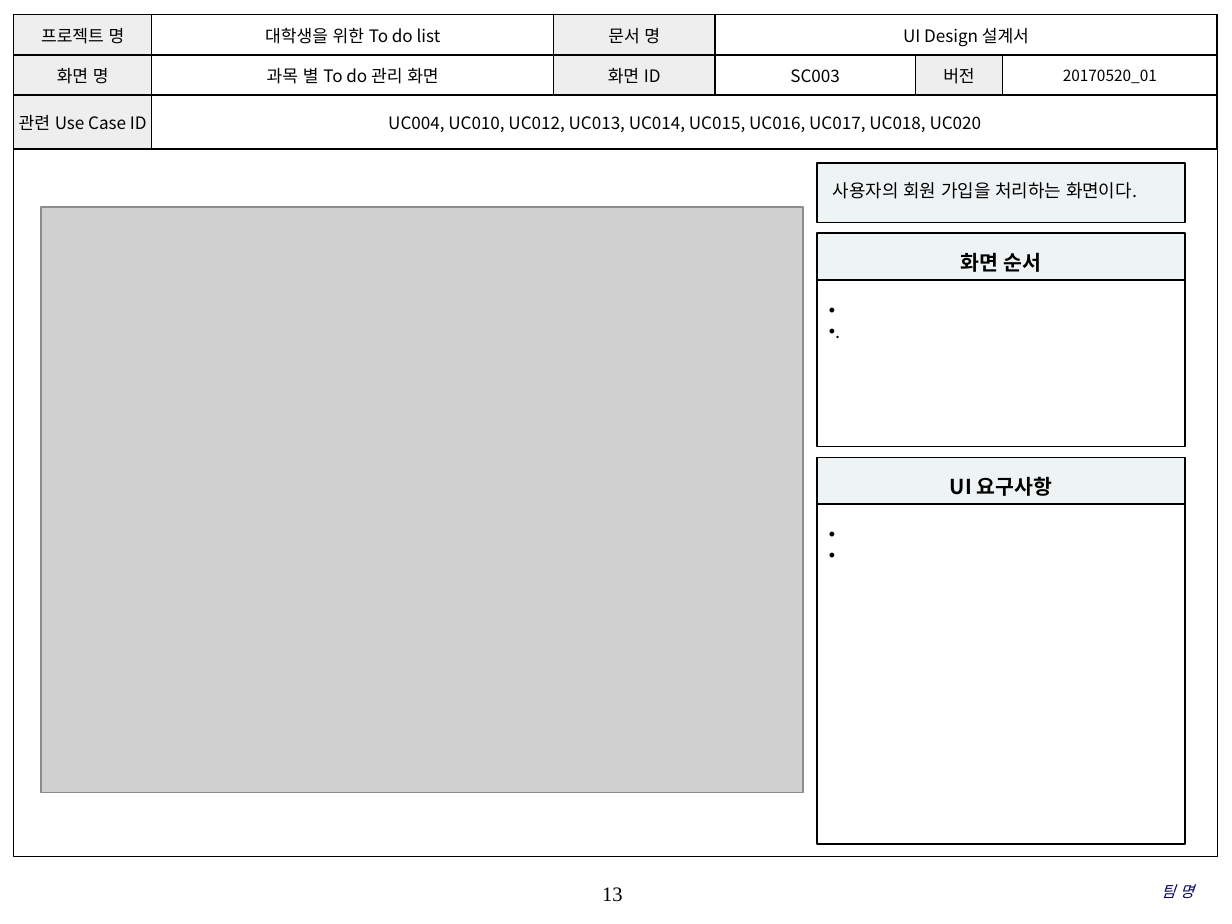
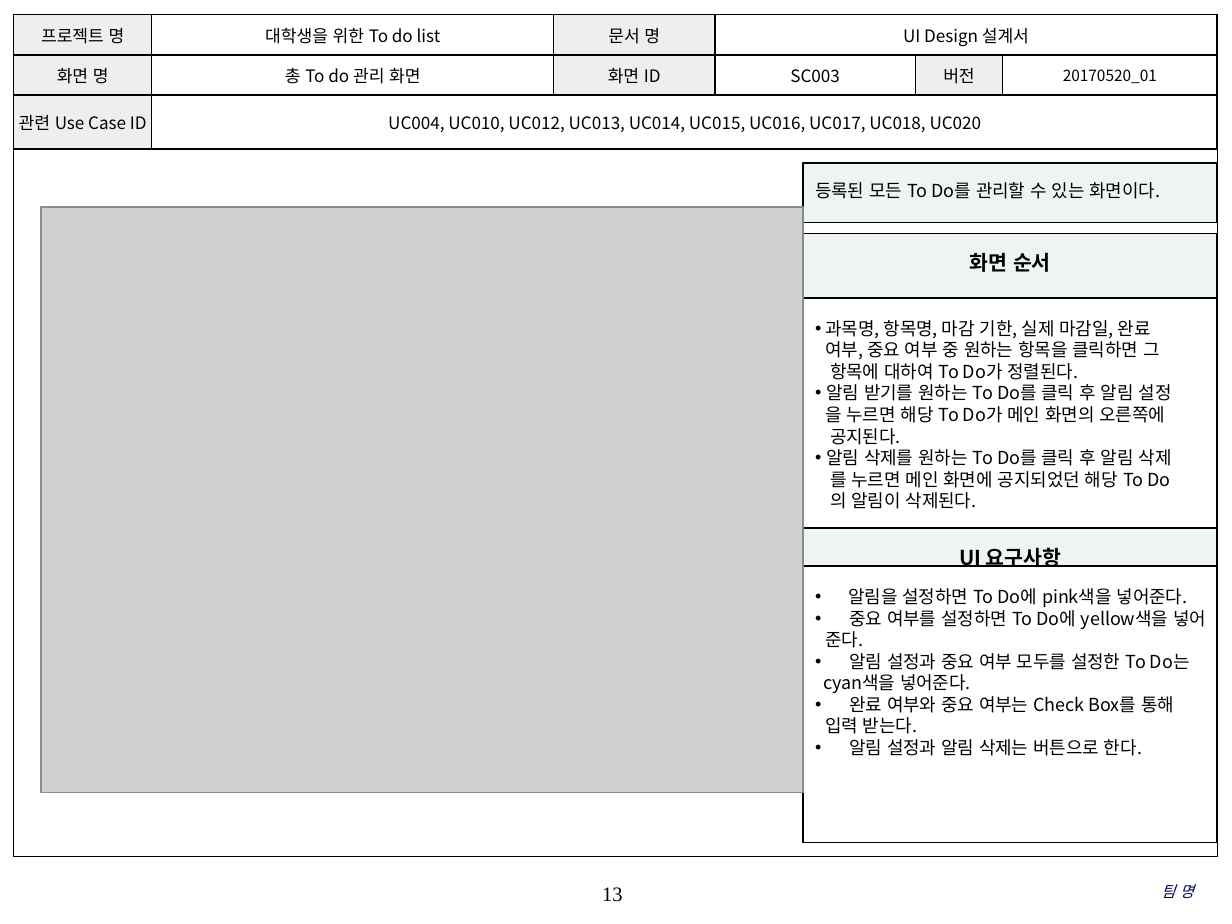
Before and after one commit to SE-admin/SE2017_4_tuna, a slide deck: slide 13 of doc/3_ 설계서/UI Design 설계서.pptx. Drawn at 1232x924 pixels with LibreOffice and Linux fonts; fonts in the diff are those of the drawing; grey boxes stand for pictures; background and template pictures are left out. Boxes give left, top, right and bottom in pixels: in the first picture for what was removed or moved away, otherwise in the second. Text is boxed around its words. In the diff, an @@ line names an element or a change of style, - is before the commit and + after.

Commit message:
UI Design 설계서, 과목별 To Do,총 To Do, 에러화면 UI Design 작성

```diff
--- a/doc/3_ 설계서/UI Design 설계서.pptx
+++ b/doc/3_ 설계서/UI Design 설계서.pptx
@@ table at box(14, 15, 1217, 142) @@
-row 2, column 2: 과목 별 To do 관리 화면
+row 2, column 2: 총 To do 관리 화면
@@ rectangle "등록된 모든 To Do를 관리할 ...": place and size @@
-rectangle "등록된 모든 To Do를 관리할 ..." at box(817, 163, 1185, 222)
+rectangle "등록된 모든 To Do를 관리할 ..." at box(803, 163, 1217, 222)
@@ text in rectangle at box(815, 182, 1161, 199): text changed @@
-사용자의 회원 가입을 처리하는 화면이다.
+등록된 모든 To Do를 관리할 수 있는 화면이다.
@@ rectangle "화면 순서": place and size @@
-rectangle "화면 순서" at box(817, 233, 1185, 280)
+rectangle "화면 순서" at box(803, 233, 1217, 297)
@@ rectangle "과목명, 항목명, 마감 기한, 실제 ...": place and size @@
-rectangle "과목명, 항목명, 마감 기한, 실제 ..." at box(817, 280, 1185, 446)
+rectangle "과목명, 항목명, 마감 기한, 실제 ..." at box(803, 298, 1217, 529)
@@ text in rectangle at box(825, 320, 1172, 509): text changed @@
-• .
+• 과목명, 항목명, 마감 기한, 실제 마감일, 완료
+여부, 중요 여부 중 원하는 항목을 클릭하면 그
+항목에 대하여 To Do가 정렬된다.
+• 알림 받기를 원하는 To Do를 클릭 후 알림 설정
+을 누르면 해당 To Do가 메인 화면의 오른쪽에
+공지된다.
+• 알림 삭제를 원하는 To Do를 클릭 후 알림 삭제
+를 누르면 메인 화면에 공지되었던 해당 To Do
+의 알림이 삭제된다.
@@ rectangle "UI 요구사항": place and size @@
-rectangle "UI 요구사항" at box(817, 457, 1185, 504)
+rectangle "UI 요구사항" at box(803, 529, 1217, 567)
@@ rectangle "알림을 설정하면 To Do에 pink색을 ...": place and size @@
-rectangle "알림을 설정하면 To Do에 pink색을 ..." at box(817, 504, 1185, 844)
+rectangle "알림을 설정하면 To Do에 pink색을 ..." at box(803, 567, 1217, 843)
@@ text in rectangle at box(823, 588, 1206, 756): text added @@
+• 알림을 설정하면 To Do에 pink색을 넣어준다.
+• 중요 여부를 설정하면 To Do에 yellow색을 넣어
+준다.
+• 알림 설정과 중요 여부 모두를 설정한 To Do는
+cyan색을 넣어준다.
+• 완료 여부와 중요 여부는 Check Box를 통해
+입력 받는다.
+• 알림 설정과 알림 삭제는 버튼으로 한다.
```
Also in this commit, not shown: 8 other slides changed.
